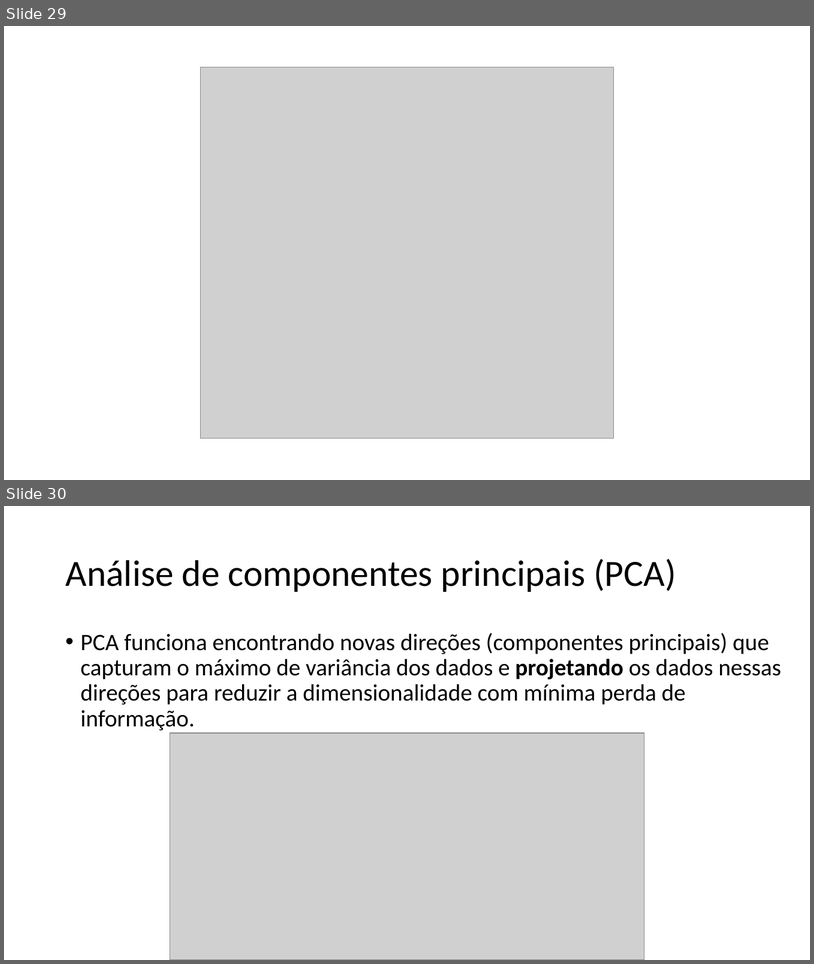
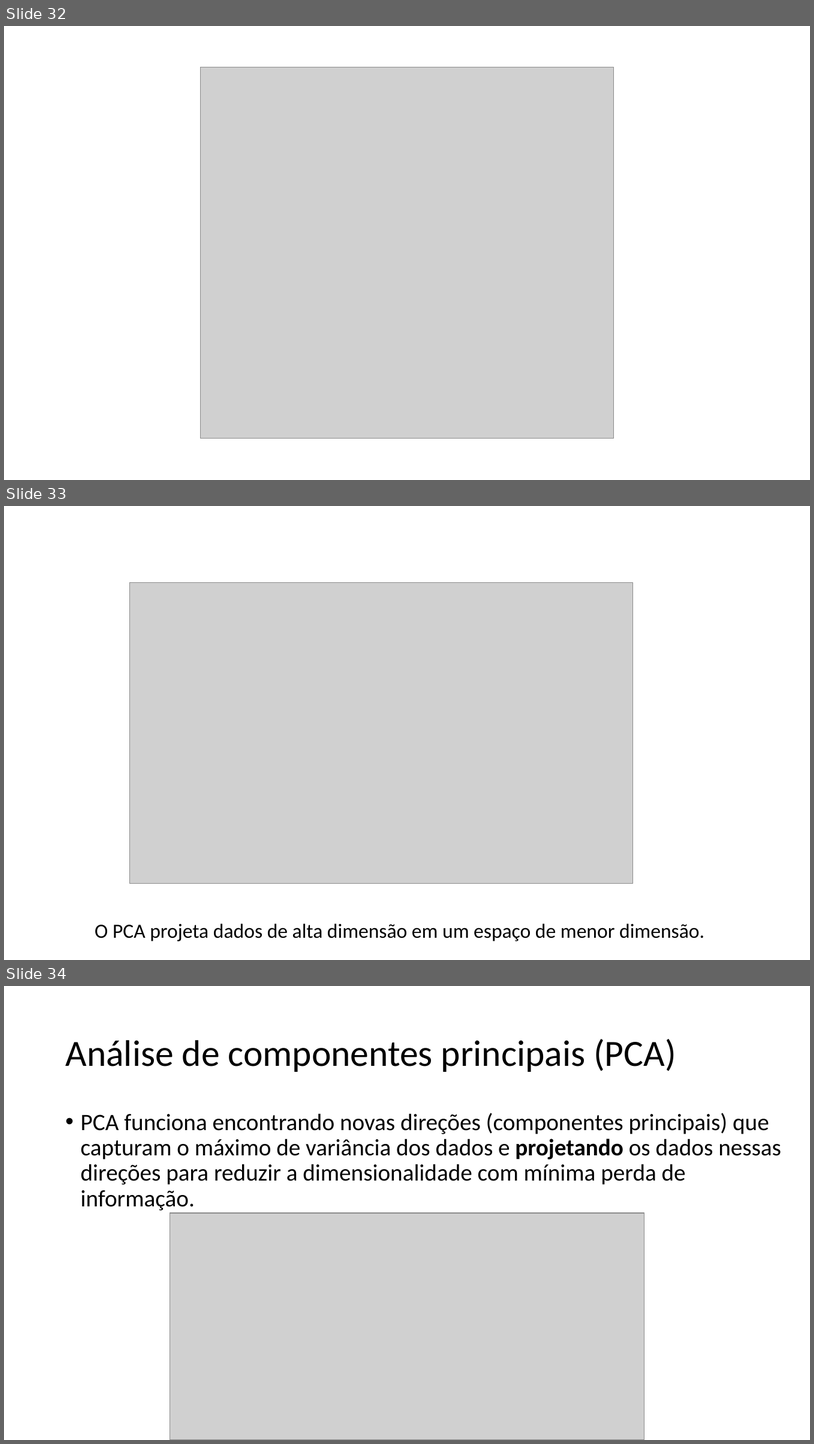
Before and after one commit to zz4fap/c24_inteligencia_artificial, a slide deck: slides/C24_Transformações.pptx. Shown one above the other, each under a label of ours: slides 29 and 30 before the commit, slides 32, 33 and 34 after it. The pictures are 814x964 and 814x1444 pixels, drawn with LibreOffice and Linux fonts; fonts in the diff are those of the drawing; grey boxes stand for pictures. Boxes give left, top, right and bottom in pixels: in the first picture for what was removed or moved away, otherwise in the second. Text is boxed around its words. In the diff, an @@ line names an element or a change of style, - is before the commit and + after.

```diff
--- a/slides/C24_Transformações.pptx
+++ b/slides/C24_Transformações.pptx
@@ slide 33 added at [4,506,810,960], background #FFFFFF @@
@@ picture added at [130,583,633,883] @@
@@ text added at [95,923,705,941], 24 pt, text #000000 @@
+O PCA projeta dados de alta dimensão em um espaço de menor dimensão.
@@ what was slide 29 is now slide 32 @@
@@ what was slide 30 is now slide 34 @@
```
Also in this commit, not shown: 2 slides changed, 8 other slides added, 1 slide removed.
